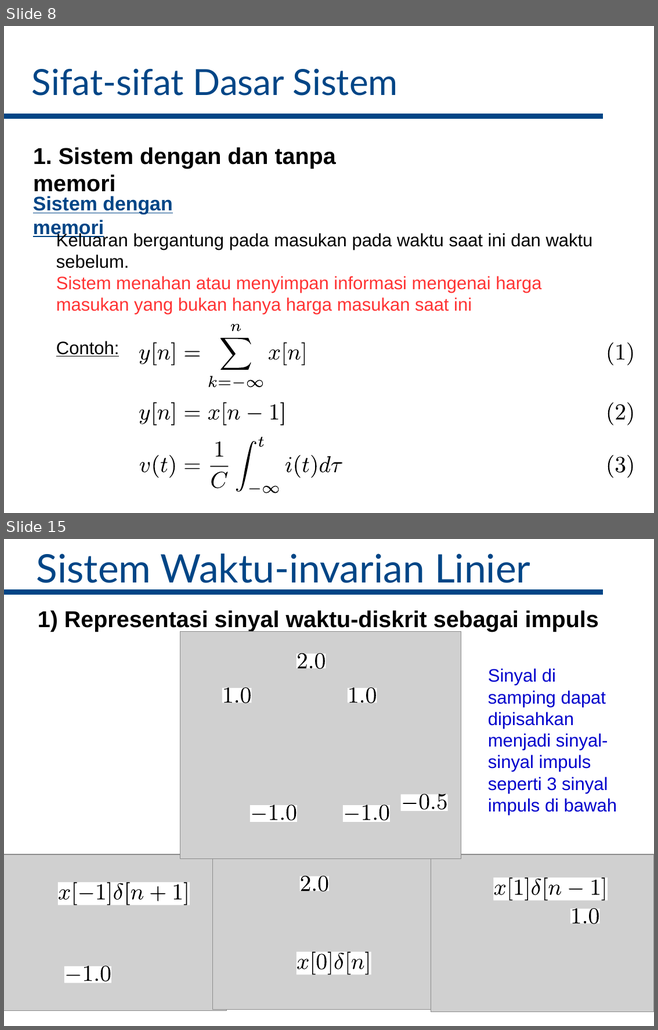
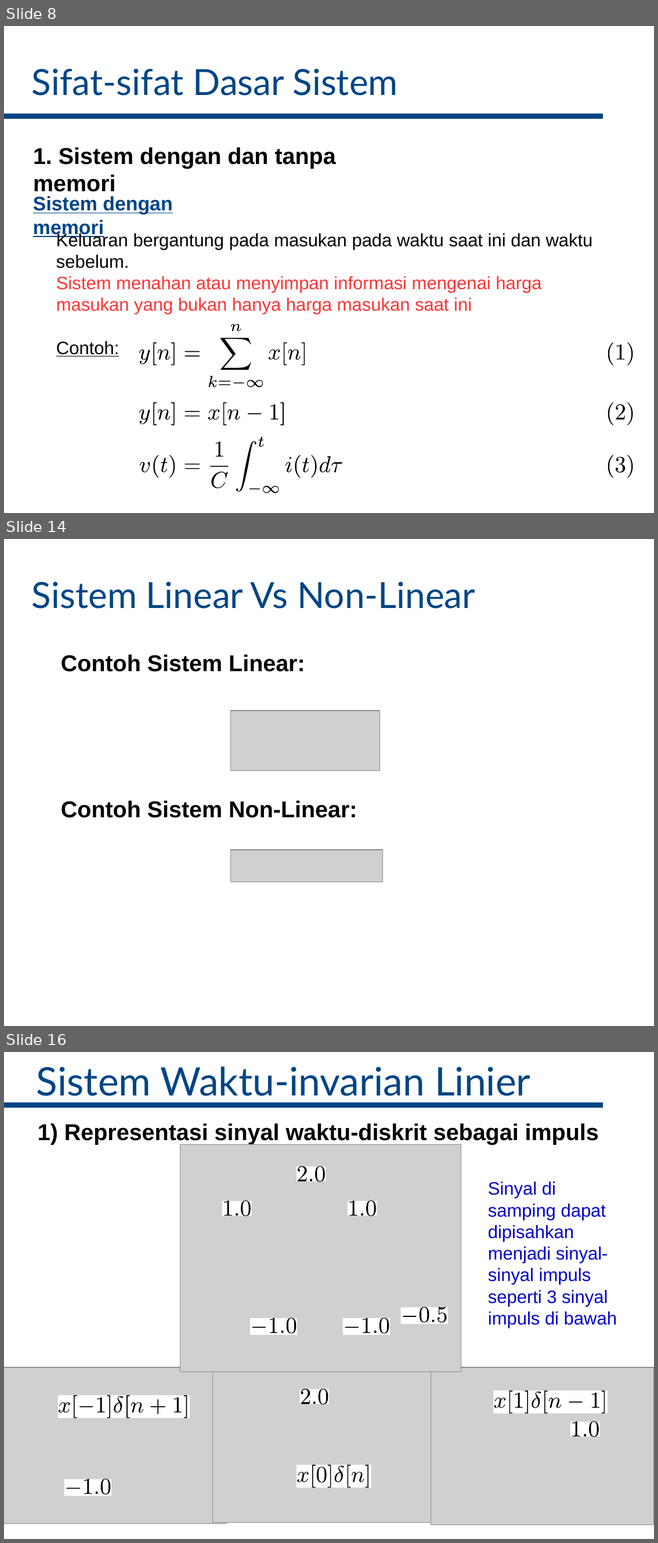
Before and after one commit to bagustris/sinyalsistem, a slide deck: slides/Week2_SinyalSistem.odp. Shown one above the other, each under a label of ours: slides 8 and 15 before the commit, slides 8, 14 and 16 after it; the slides between them are not shown. The pictures are 658x1030 and 658x1543 pixels, drawn with LibreOffice and Linux fonts; fonts in the diff are those of the drawing; grey boxes stand for pictures. Boxes give left, top, right and bottom in pixels: in the first picture for what was removed or moved away, otherwise in the second. Text is boxed around its words. In the diff, an @@ line names an element or a change of style, - is before the commit and + after.

```diff
--- a/slides/Week2_SinyalSistem.odp
+++ b/slides/Week2_SinyalSistem.odp
@@ slide 14 added at (4,539,654,1026), background #FFFFFF @@
@@ text added at (32,581,475,609), 44 pt, text #004586 @@
+Sistem Linear Vs Non-Linear
@@ text added at (61,654,305,672), 28 pt, text #000000, bold @@
+Contoh Sistem Linear:
@@ picture added at (231,711,380,770) @@
@@ text added at (61,801,357,818), 28 pt, text #000000, bold @@
+Contoh Sistem Non-Linear:
@@ picture added at (231,850,382,883) @@
@@ what was slide 15 is now slide 16 @@
```
Also in this commit, not shown: 19 slides changed, 5 other files.
